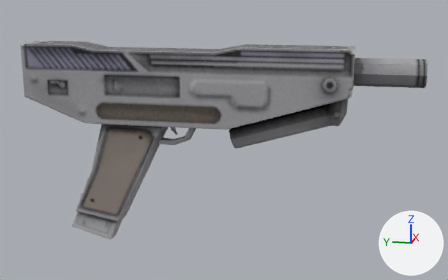
Before and after pictures for a commit that changed the Blender file base/models/weapons/shotgunmicro/shotgunmicro.blend.
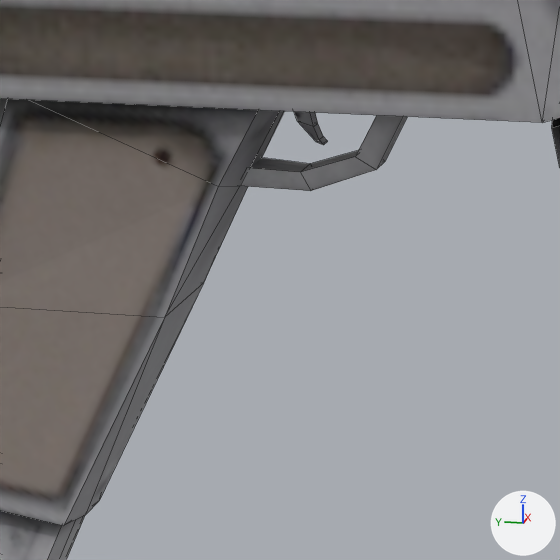
Each version appears first whole from a 50 mm camera at (-15.39, -4.64, 4.79) aimed at (0.09, -1.55, 0.92), and next in a close-up on the part from 23% to 52% of the width and 36% to 82% of the height. Every picture has the same lights, and +X, +Y and +Z are marked at lower right. The close-ups show mesh edges as thin lines. The same objects are shown in both versions, whatever each file hides.

Objects in the first close-up: 'microshotgun'.
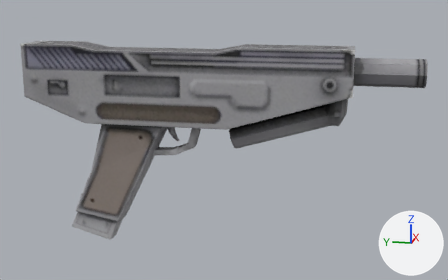
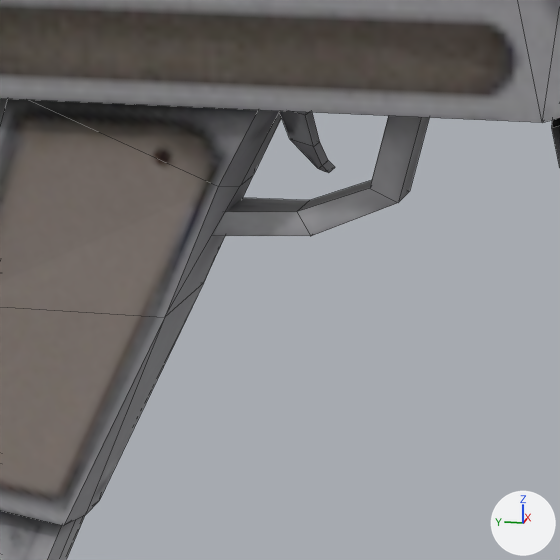
Where the change shows, as pixel boxes (x1, y1, x2, y2) in the close-ups (560 x 560 px; the box of a moved part takes in the faces that stretch with it):
part 1 of me_microshotgun, moved or reshaped
    before: (294, 112, 328, 145)
    after: (280, 111, 335, 173)
part 2 of me_microshotgun, moved or reshaped
    before: (240, 115, 407, 191)
    after: (213, 116, 429, 236)

What the commit changed:
me_microshotgun has 142 vertices, 126 faces and spans x -0.54..0.54, y -6.45..3.69, z -1.98..3.38.
me_microshotgun is used by ob_microshotgun; location (0.0, 0.0, 0.0).
me_microshotgun part 1: the loose piece of 15 vertices spanning x -0.05..0.05, y -0.32..-0.1, z 1.03..1.37 is scaled about its middle by (1.47, 1.51, 1.46), then moved by (0.0, 0.02, -0.09).
Part 2, on me_microshotgun:
Vertex 118 of me_microshotgun moves from (0.11, -0.73, 1.37) to (0.14, -0.77, 1.37).
Vertex 119 of me_microshotgun moves from (-0.11, -0.73, 1.37) to (-0.14, -0.77, 1.37).
Vertex 120 of me_microshotgun moves from (-0.11, -0.88, 1.37) to (-0.14, -0.98, 1.38).
Vertex 121 of me_microshotgun moves from (0.11, -0.88, 1.37) to (0.14, -0.98, 1.38).
Vertex 122 of me_microshotgun moves from (0.11, -0.53, 0.99) to (0.14, -0.62, 0.81).
Vertex 123 of me_microshotgun moves from (-0.11, -0.53, 0.99) at pixel (355, 156) to (-0.14, -0.62, 0.81) at pixel (369, 188).
Vertex 124 of me_microshotgun moves from (-0.11, -0.66, 0.92) at pixel (376, 169) to (-0.14, -0.8, 0.73) at pixel (398, 202).
Vertex 125 of me_microshotgun moves from (0.11, -0.66, 0.92) at pixel (385, 161) to (0.14, -0.8, 0.73) at pixel (409, 191).
Vertex 126 of me_microshotgun moves from (0.11, -0.19, 0.88) at pixel (310, 163) to (0.14, -0.17, 0.64) at pixel (309, 200).
Vertex 127 of me_microshotgun moves from (-0.11, -0.19, 0.88) at pixel (300, 172) to (-0.14, -0.17, 0.64) at pixel (296, 211).
Vertex 128 of me_microshotgun moves from (-0.11, -0.25, 0.77) at pixel (310, 190) to (-0.14, -0.26, 0.5) at pixel (310, 236).
Vertex 129 of me_microshotgun moves from (0.11, -0.25, 0.77) to (0.14, -0.26, 0.5).
Vertex 130 of me_microshotgun moves from (0.14, 0.13, 0.9) to (0.18, 0.34, 0.62).
Vertex 131 of me_microshotgun moves from (0.14, 0.2, 0.79) to (0.18, 0.41, 0.47).
Vertex 132 of me_microshotgun moves from (-0.14, 0.13, 0.9) at pixel (246, 167) to (-0.18, 0.34, 0.62).
Vertex 133 of me_microshotgun moves from (-0.14, 0.2, 0.79) to (-0.18, 0.41, 0.47).
